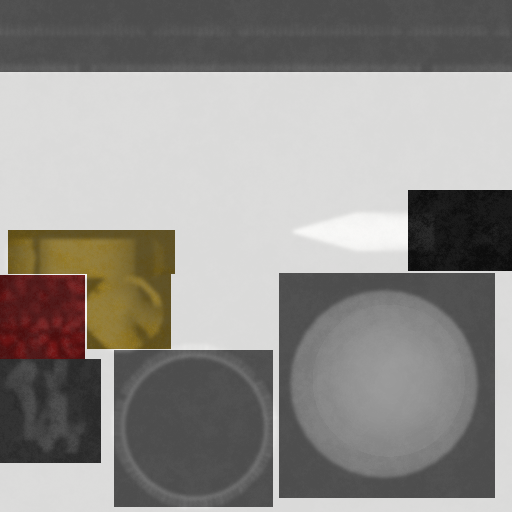
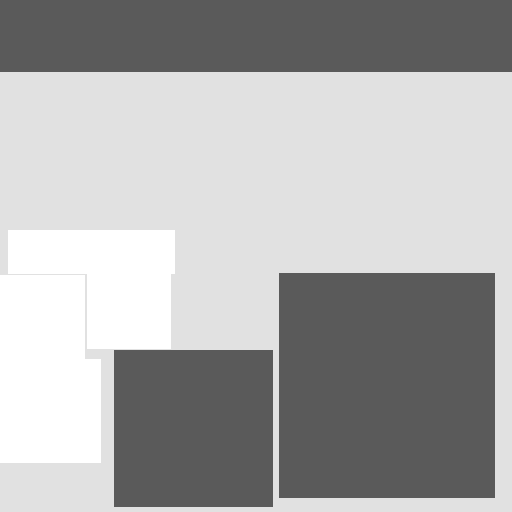
Revision of a layered w=512, h=512 image; what changed, layer by layer:
hid "Widoczny" over box(0, 0, 512, 512)
added layer "Warstwa #5" above "Warstwa #4" over box(0, 0, 512, 512)
